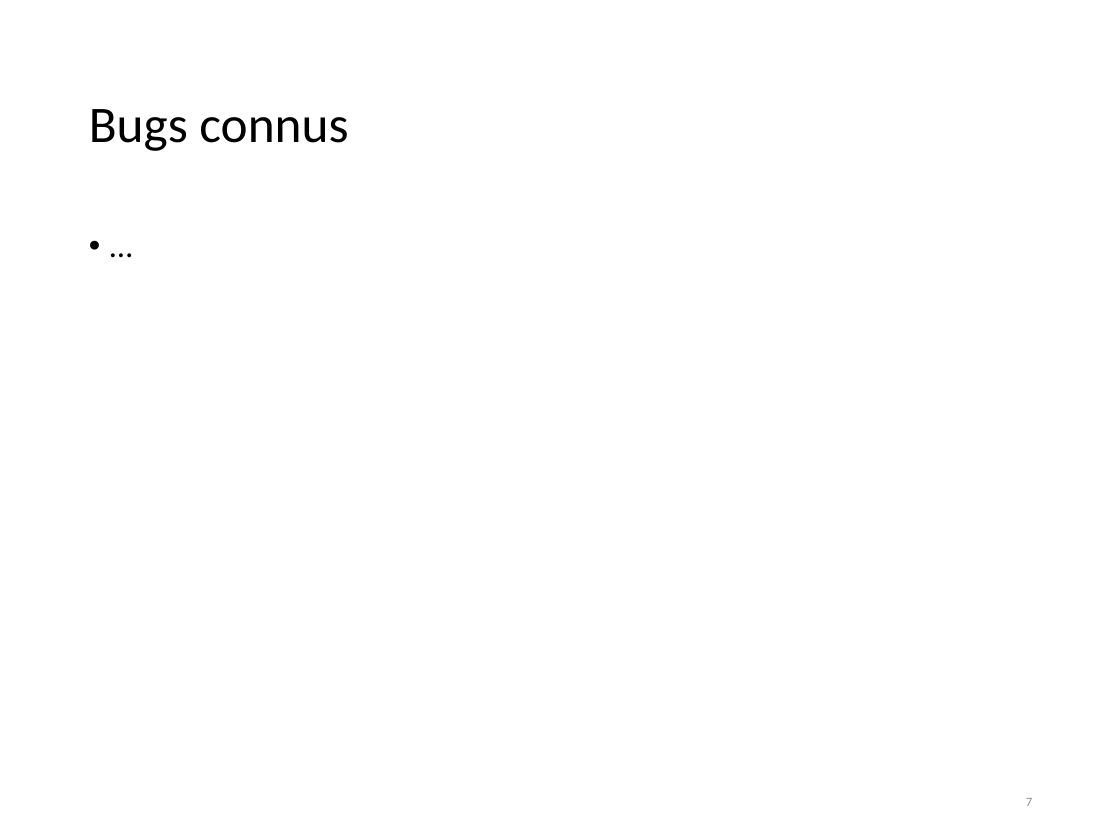
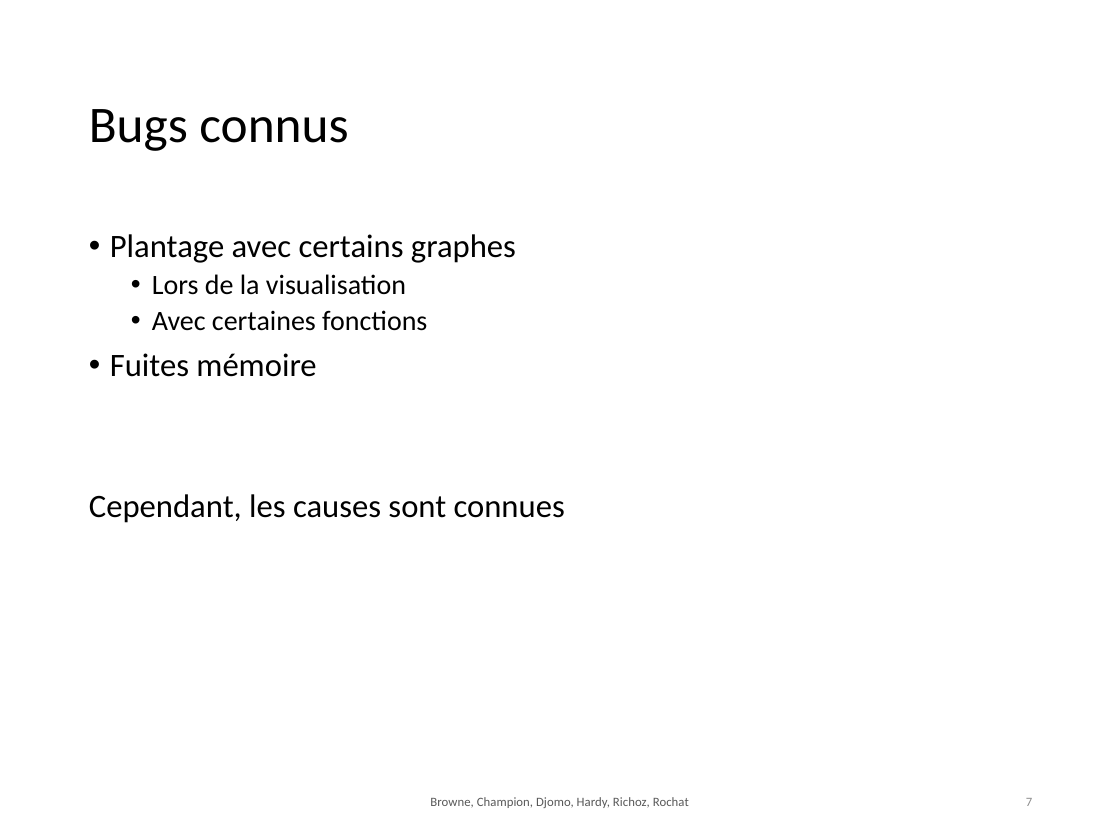
Before and after one commit to chlablak/PRO, a slide deck: slide 7 of presentation/GraphY.pptx. Drawn at 1120x840 pixels with LibreOffice and Linux fonts; fonts in the diff are those of the drawing; background and template pictures are left out. Boxes give left, top, right and bottom in pixels: in the first picture for what was removed or moved away, otherwise in the second. Text is boxed around its words. In the diff, an @@ line names an element or a change of style, - is before the commit and + after.

```diff
--- a/presentation/GraphY.pptx
+++ b/presentation/GraphY.pptx
@@ text at box(89, 234, 565, 523): text changed @@
-• …
+• Plantage avec certains graphes
+  • Lors de la visualisation
+  • Avec certaines fonctions
+• Fuites mémoire
+Cependant, les causes sont connues
@@ text added at box(430, 797, 689, 808), 8.2 pt, text #595959 @@
+Browne, Champion, Djomo, Hardy, Richoz, Rochat
```
Also in this commit, not shown: 7 other slides changed, 2 slides added, 1 other file.
